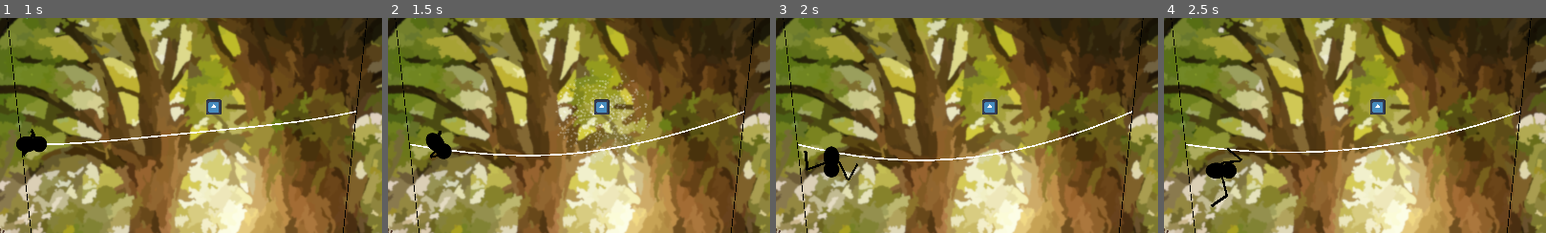
Above: before the commit, frames 1-4 (left to right).
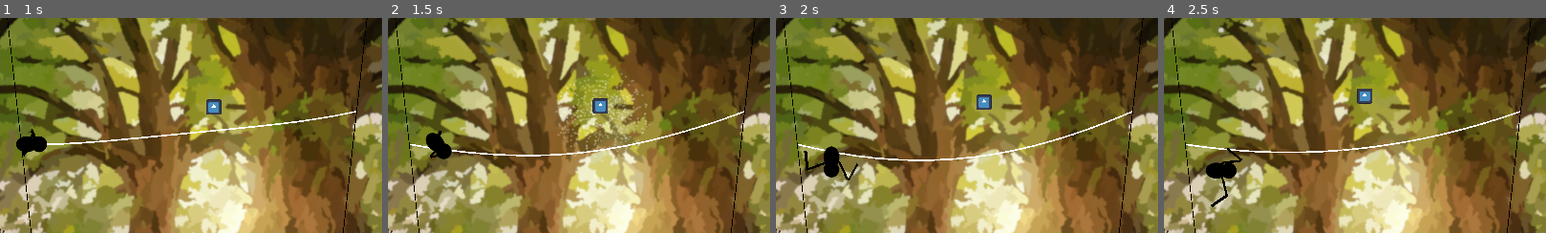
Above: after the commit, the same moments.

Repository: InRe-Dan/ld56
Game: Godot game, scene res://world/world.tscn
The game is run twice, just before and just after one commit, with the same random seed, the same clock (stepped at 60 frames per second) and the same inputs. The engine's default icon, where the game draws it, is replaced by a stand-in: a white triangle on a blue panel in a dark square.
Inputs (mouse positions are % of the whole screen's width and height, from its top left):
- Up to frame 1 (1 s): tap Enter at 0.5 s; move the mouse to (72, 45) at 0.52 s; hold D (move_right) from 0.53 s (still down); click (72, 45) at 0.67 s
- Up to frame 2 (1.5 s): move the mouse to (30, 55) at 1.27 s; release D (move_right) at 1.28 s; hold S (move_down) from 1.28 s (still down)
- Up to frame 3 (2 s): keep holding S (move_down)
- Up to frame 4 (2.5 s): move the mouse to (60, 28) at 2.02 s; release S (move_down) at 2.03 s; hold D (move_right) from 2.03 s (still down)
The pictures show only the part of the screen within x 26-76%, y 23-73%; the shares and areas given below are measured in that part.

Frame 1 is identical in both runs. In frame 2, 0.2% of the frame differs, in the area x 53-58%, y 37-45%; in frame 3, 0.4%; in frame 4, 0.6%, in the area x 50-58%, y 32-45%.

Commit message:
Basic Fly AI

Diff:
--- a/insects/fly.gd
+++ b/insects/fly.gd
@@ -1,7 +1,16 @@
 class_name Fly extends Node2D
 
+@export var spin_speed : float = 0.4
+@export var acceleration : float = 40
+@export var max_speed : float = 100
+
 var spawning : bool = true
-var velocity : Vector2i
+var velocity : Vector2
+var target_dir : Vector2 = Vector2.from_angle(TAU * randf())
+var change_dir_time : float = 1 + randf()
+
+@onready var eyes : RayCast2D = $Eyes
+@onready var avoidance_cooldown : float = 0
 
 func enable() -> void:
 	$SpawnFlourish.emitting = true
@@ -23,3 +32,26 @@
 func _process(delta: float) -> void:
 	if spawning:
 		return
+	if change_dir_time < 0:
+		change_dir_time = 1 + randf()
+		target_dir = Vector2.from_angle(TAU * randf())
+
+	change_dir_time -= delta
+	avoidance_cooldown -= delta
+
+	if avoidance_cooldown < 0:
+		eyes.target_position = velocity.normalized() * 100
+		eyes.force_raycast_update()
+		if eyes.is_colliding():
+			print("Oh no!")
+			avoidance_cooldown = 0.5 + randf()
+			target_dir = - velocity.normalized()
+	else:
+		eyes.target_position = Vector2()
+	velocity += target_dir * delta * acceleration
+	velocity = velocity.limit_length(max_speed)
+	global_position += velocity * delta
+
+
+func _on_visible_on_screen_notifier_2d_screen_exited() -> void:
+	queue_free()
--- a/insects/fly.tscn
+++ b/insects/fly.tscn
@@ -44,3 +44,12 @@
 
 [node name="CollisionShape2D" type="CollisionShape2D" parent="WebDetection"]
 shape = SubResource("RectangleShape2D_faphp")
+
+[node name="Eyes" type="RayCast2D" parent="."]
+collision_mask = 2
+
+[node name="VisibleOnScreenNotifier2D" type="VisibleOnScreenNotifier2D" parent="."]
+position = Vector2(1, 2)
+scale = Vector2(3.3, 3.1)
+
+[connection signal="screen_exited" from="VisibleOnScreenNotifier2D" to="." method="_on_visible_on_screen_notifier_2d_screen_exited"]
--- a/web/web_joint.gd
+++ b/web/web_joint.gd
@@ -23,7 +23,6 @@
 func _physics_process(_delta: float) -> void:
 	global_position = body.global_position
 
-
 ## Forces reference count update- frees if empty
 func update_web_list() -> void:
 	webs.filter(func (x): is_instance_valid(x))
